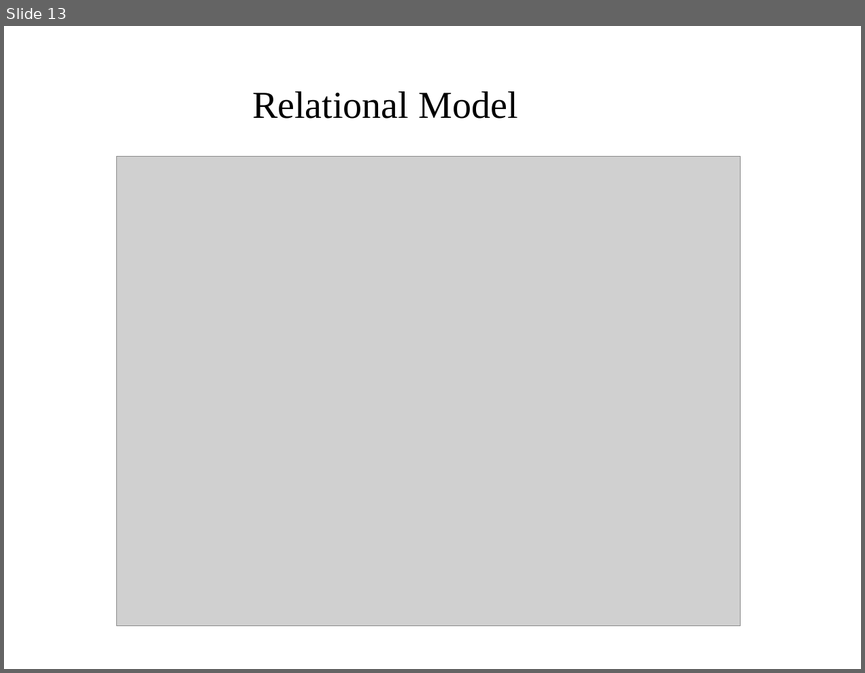
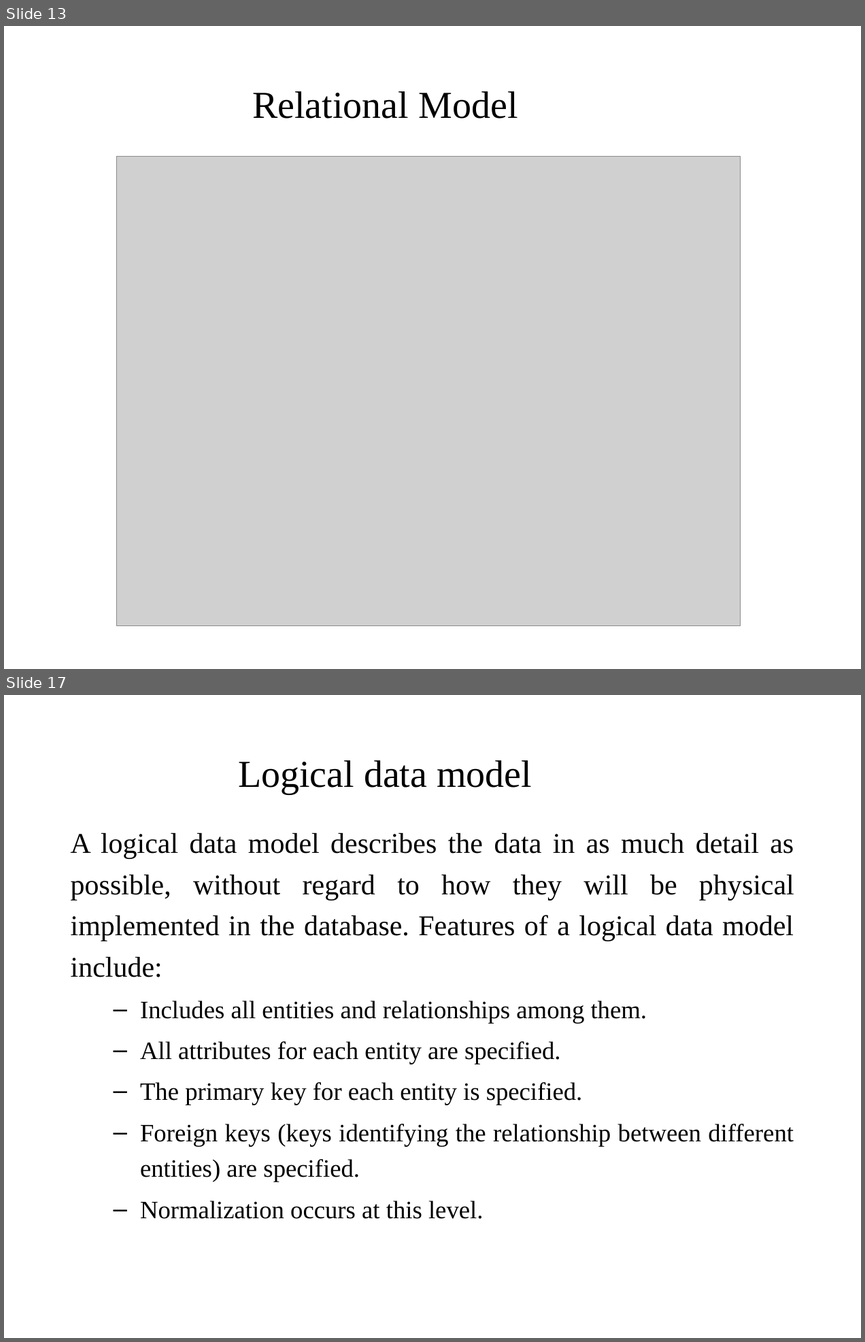
Before and after one commit to pankajfri/Training-Materials, a slide deck: Database Technologies/Session1.pptx. Shown one above the other, each under a label of ours: slide 13 before the commit, slides 13 and 17 after it; the slides between them are not shown. The pictures are 865x673 and 865x1342 pixels, drawn with LibreOffice and Linux fonts; fonts in the diff are those of the drawing; grey boxes stand for pictures; background and template pictures are left out. Boxes give left, top, right and bottom in pixels: in the first picture for what was removed or moved away, otherwise in the second. Text is boxed around its words. In the diff, an @@ line names an element or a change of style, - is before the commit and + after.

```diff
--- a/Database Technologies/Session1.pptx
+++ b/Database Technologies/Session1.pptx
@@ slide 17 added at (4, 695, 861, 1338), background #FFFFFF @@
@@ title added at (238, 760, 532, 794), 32 pt, text #000000 @@
+Logical data model
@@ text added at (71, 833, 794, 1219), 21 pt, text #000000 @@
+A logical data model describes the data in as much detail as possible, without regard to how they will be physical implemented in the database. Features of a logical data model include:
+  – Includes all entities and relationships among them.
+  – All attributes for each entity are specified.
+  – The primary key for each entity is specified.
+  – Foreign keys (keys identifying the relationship between different entities) are specified.
+  – Normalization occurs at this level.
```
Also in this commit, not shown: 2 slides changed, 6 other slides added, 5 other files.
